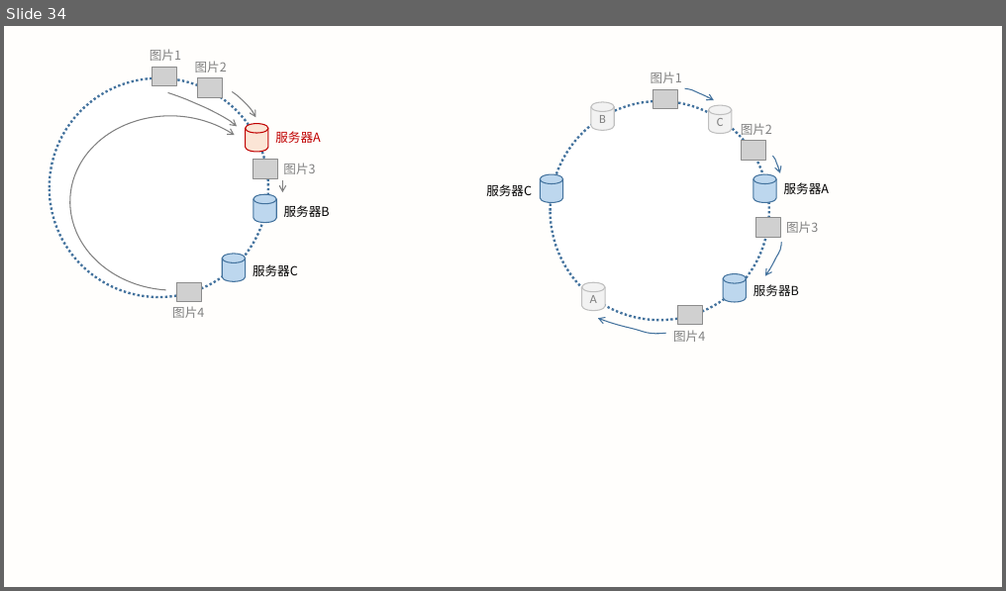
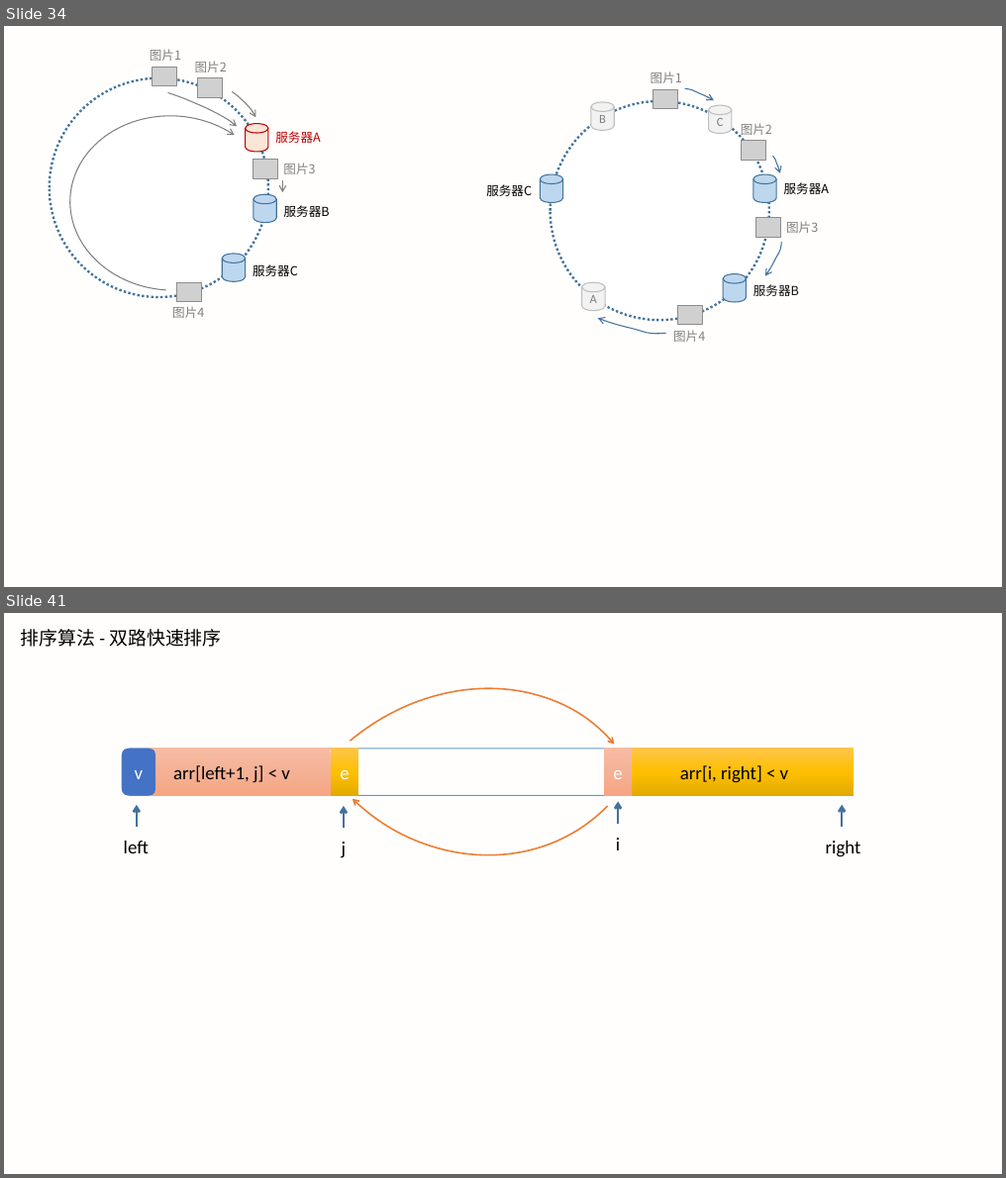
Before and after one commit to LXMAJS/Documents, a slide deck: ForceTree/数据结构和算法/数据结构与算法之美/Images/数据结构与算法之美_笔记配图.pptx. Shown one above the other, each under a label of ours: slide 34 before the commit, slides 34 and 41 after it; the slides between them are not shown. The pictures are 1006x591 and 1006x1178 pixels, drawn with LibreOffice and Linux fonts; fonts in the diff are those of the drawing; grey boxes stand for pictures. Boxes give left, top, right and bottom in pixels: in the first picture for what was removed or moved away, otherwise in the second. Text is boxed around its words. In the diff, an @@ line names an element or a change of style, - is before the commit and + after.

Commit message:
[feature] 算法复习-排序算法

```diff
--- a/ForceTree/数据结构和算法/数据结构与算法之美/Images/数据结构与算法之美_笔记配图.pptx
+++ b/ForceTree/数据结构和算法/数据结构与算法之美/Images/数据结构与算法之美_笔记配图.pptx
@@ slide 41 added at bbox=[4, 613, 1002, 1174], background #FFF2CC at 4% opacity @@
@@ text added at bbox=[20, 629, 221, 647], 18 pt, text #000000 @@
+排序算法 - 双路快速排序
@@ arc (boxed as its full ellipse) added at bbox=[197, 613, 725, 1134], outline #ED7D31 1.5 pt @@
@@ arc (boxed as its full ellipse) added at bbox=[217, 613, 728, 930], outline #ED7D31 1.5 pt @@
@@ rounded rectangle added at bbox=[122, 749, 853, 796], outline #5B9BD5 1 pt @@
@@ rounded rectangle added at bbox=[122, 749, 155, 796], fill #4472C4, 18 pt, text #FFFFFF @@
+v
@@ rectangle added at bbox=[149, 748, 331, 796], fill gradient #F7BDA5 to #F5B196 to #F8A582 @@
@@ rectangle added at bbox=[331, 748, 358, 796], fill gradient #FFC64B to #FFC000 to #E3AB00, 18 pt, text #FFFFFF @@
+e
@@ rectangle added at bbox=[604, 748, 632, 796], fill gradient #F7BDA5 to #F5B196 to #F8A582, 18 pt, text #FFFFFF @@
+e
@@ rectangle added at bbox=[632, 748, 853, 796], fill gradient #FFC64B to #FFC000 to #E3AB00 @@
@@ text added at bbox=[173, 765, 290, 783], 18 pt, text #000000 @@
+arr[left+1, j] < v
@@ text added at bbox=[680, 765, 789, 783], 18 pt, text #000000 @@
+arr[i, right] < v
@@ arrow added from (137, 827) to (137, 805), #43739E 2.25 pt @@
@@ arrow added from (344, 828) to (344, 806), #43739E 2.25 pt @@
@@ arrow added from (618, 823) to (618, 802), #43739E 2.25 pt @@
@@ arrow added from (842, 827) to (842, 805), #43739E 2.25 pt @@
@@ text added at bbox=[124, 841, 149, 854], 18 pt, text #000000 @@
+left
@@ text added at bbox=[342, 842, 347, 858], 18 pt, text #000000 @@
+j
@@ text added at bbox=[616, 838, 620, 851], 18 pt, text #000000 @@
+i
@@ text added at bbox=[826, 841, 861, 858], 18 pt, text #000000 @@
+right
```
Also in this commit, not shown: 7 other slides added, 15 other files.
